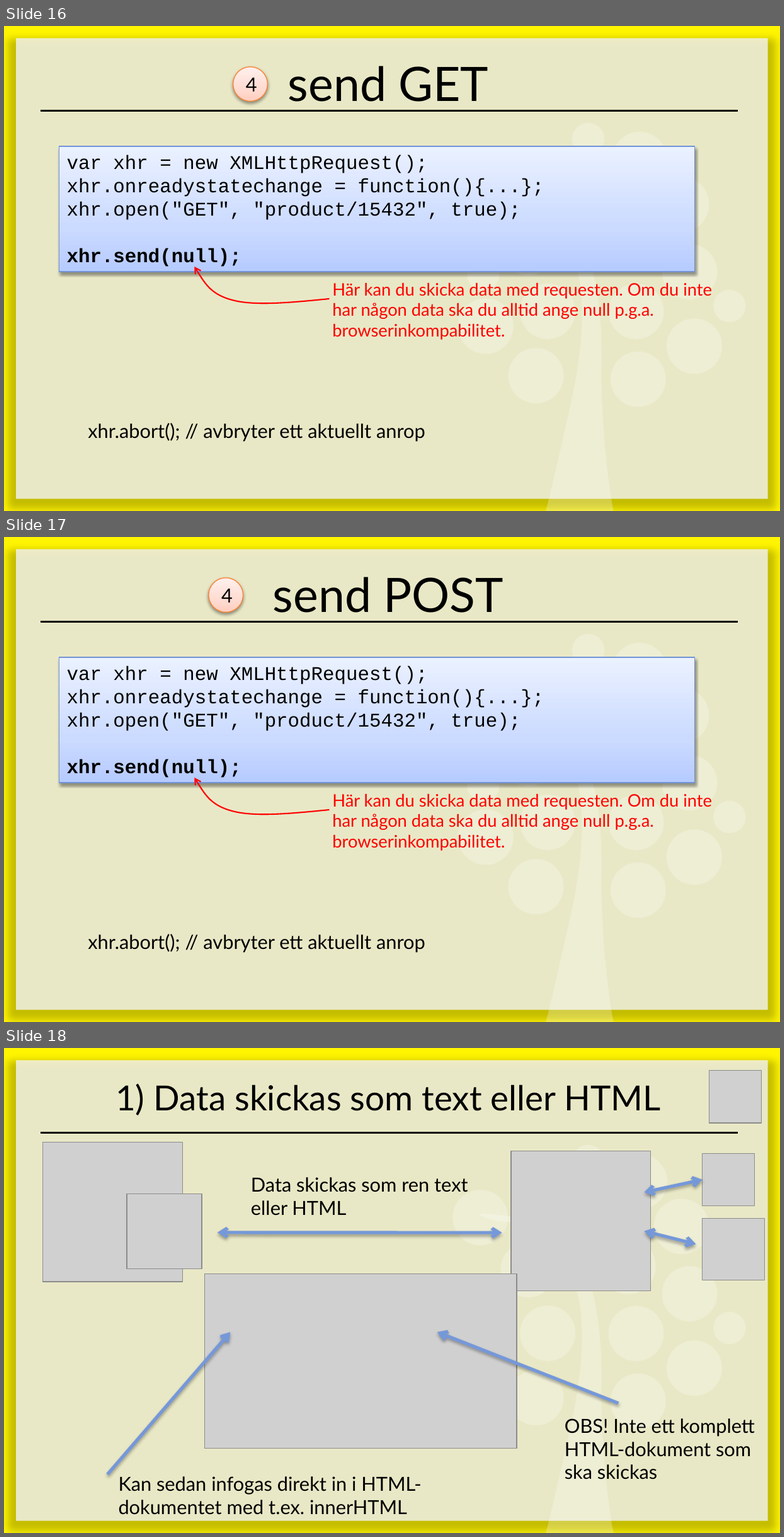
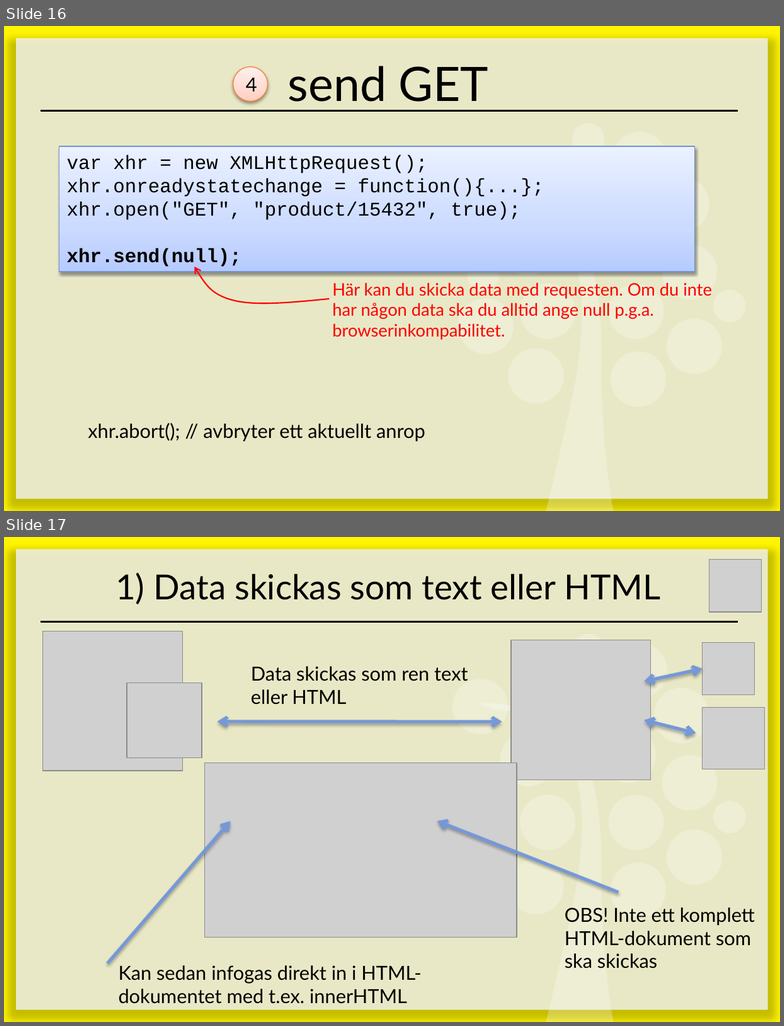
Before and after one commit to Leitet/Kursmaterial-JavaScript, a slide deck: lectures/E12-Evil-is-going-on/E12 - Evil is going on.pptx. Shown one above the other, each under a label of ours: slides 16, 17 and 18 before the commit, slides 16 and 17 after it. The pictures are 784x1537 and 784x1026 pixels, drawn with LibreOffice and Linux fonts; fonts in the diff are those of the drawing; grey boxes stand for pictures. Boxes give left, top, right and bottom in pixels: in the first picture for what was removed or moved away, otherwise in the second. Text is boxed around its words. In the diff, an @@ line names an element or a change of style, - is before the commit and + after.

```diff
--- a/lectures/E12-Evil-is-going-on/E12 - Evil is going on.pptx
+++ b/lectures/E12-Evil-is-going-on/E12 - Evil is going on.pptx
@@ slide 17 removed at (4, 537, 780, 1022), background #FFFFFF; not listed: 21 template elements that a slide beside it also shows @@
@@ ellipse removed at (209, 578, 243, 613) @@
@@ text removed at (221, 589, 233, 603) @@
-4
@@ title removed at (273, 577, 504, 613) @@
-send POST
@@ rectangle removed at (59, 657, 694, 783) @@
-var xhr = new XMLHttpRequest();
-xhr.onreadystatechange = function(){...};
-xhr.open("GET", "product/15432", true);
-xhr.send(null);
@@ freeform shape removed at (194, 778, 329, 814) @@
@@ text removed at (332, 794, 712, 851) @@
-Här kan du skicka data med requesten. Om du inte har någon data ska du alltid ange null p.g.a. browserinkompabilitet.
@@ text removed at (88, 934, 425, 953) @@
-xhr.abort(); // avbryter ett aktuellt anrop
@@ what was slide 18 is now slide 17 @@
```
Also in this commit, not shown: 1 slide changed.
